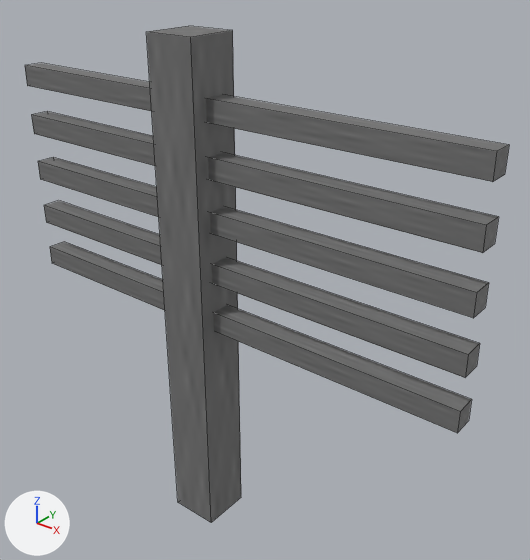
Renders of the OBJ model src/main/resources/assets/xnet/models/block/antenna.obj from each side of a commit.
The view is the same before and after, from a 50 mm lens placed at (1.339, -1.363, 1.159), pointed at (0.551, -0.379, 0.549). Every picture has the same lights, and +X, +Y and +Z are marked at lower left. Mesh edges are drawn as thin lines. Where no turn or scale is listed for an object, it has been applied to the vertices.
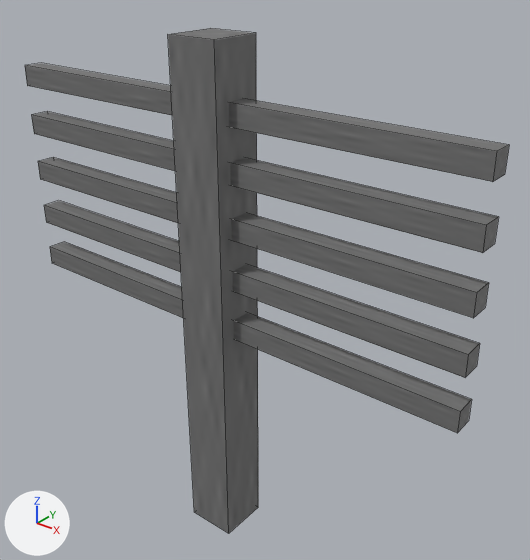
The newer file is also turned or shifted as a whole; pictures and numbers use the older file's frame.

Where the change shows, as pixel boxes [x1, y1, x2, y2] in the pictures (530 x 560 px; the box of a moved part takes in the faces that stretch with it):
'Cube', reshaped: before [25, 26, 509, 522]; after [25, 28, 509, 533]
part 1 of me_cube, moved or reshaped: before [146, 26, 241, 522]; after [168, 28, 258, 533]

The change, as a list of edits to the scene's bpy script:
```text
Change me_cube:
    where me_cube.from_pydata(...)  # 48 vertices, 30 faces; spans x 0.0..1.0, y -0.5..-0.4, z 0.0..1.0
    used by ob_cube; location = (0.0, 0.0, 0.0)
    me_cube part 1: the loose piece of 8 vertices spanning x 0.4..0.5, y -0.5..-0.4, z 0.0..1.0 is moved by (0.05, 0.0, 0.0)
```
